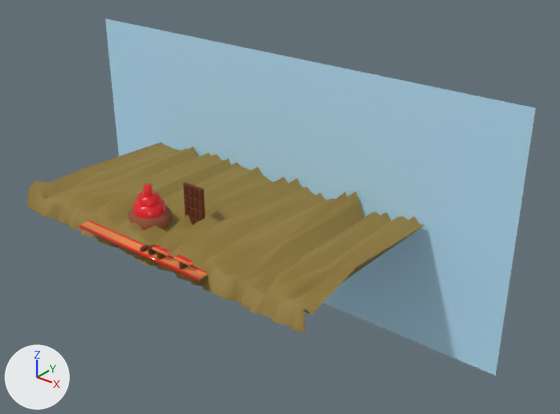
The FBX model demo-android/assets/cake/background.fbx, before and after one commit.
Rendered twice from a 50 mm lens placed at (0.01062, -0.00883, 0.00745), pointed at (0.00117, 0.00299, 0.00012). Arrows for +X, +Y and +Z are at lower left; the lights stay in place. Where no turn or scale is listed for an object, it has been applied to the vertices.
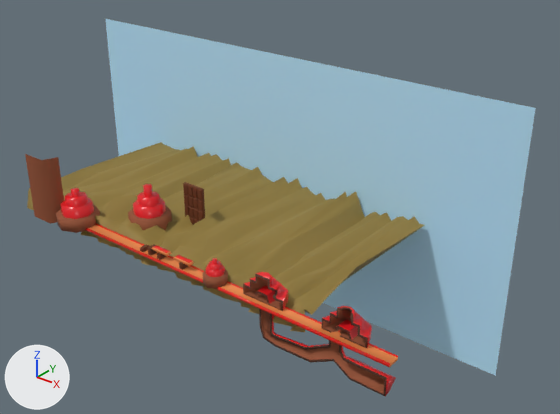
Commit message: new background

What changed in the scene script:
```text
Add mat_material_007:
    mat_material_007 = principled_material('Material.007')
    mat_material_007.base_color = (0.0985, 0.0298, 0.0129)  # brown #58301e
    mat_material_007.roughness = 0.817
Change me_plane:
    where me_plane.from_pydata(...)  # 18 vertices, 14 faces; spans x -0.00173..0.00173, y -0.00015..0.00012, z -0.00005..0.00002
    used by ob_plane; location = (0.0, 0.0, 0.0)
    me_plane part 1: the whole mesh is scaled about its middle by (2.19, 1, 1), then moved by (0.00206, 0.0, 0.0)
Add me_cylinder_007:
    me_cylinder_007.from_pydata([(-0.000571, -0.000319, 0.001373), (-0.000571, -0.000319, -0.000093), (-0.000439, 0.0, 0.001373), (-0.000439, 0.0, -0.000093), (-0.001137, -0.000319, 0.001373), (-0.001137, -0.000319, -0.000093)], [], [(0, 1, 3, 2), (1, 0, 4, 5)])
    me_cylinder_007.materials.append(mat_material_006)  # brown #965233
Add me_mesh_001:
    me_mesh_001.from_pydata(...)  # 84 vertices, 78 faces; spans x -0.000452..0.000452, y -0.000017..0.000452, z 0.000032..0.000558
    # faces by material slot: [27, 27, 24]
    me_mesh_001.materials.append(mat_material_005)  # red #e71821
    me_mesh_001.materials.append(mat_material_006)  # brown #965233
    me_mesh_001.materials.append(mat_material_007)  # brown #58301e
Add me_cylinder_006:
    me_cylinder_006.from_pydata(...)  # 64 vertices, 37 faces; spans x -0.000233..0.000233, y -0.000233..0.000233, z 0.000008..0.000496
    # faces by material slot: [27, 10]
    me_cylinder_006.materials.append(mat_material_005)  # red #e71821
    me_cylinder_006.materials.append(mat_material_006)  # brown #965233
Add me_cylinder_001:
    me_cylinder_001.from_pydata(...)  # 64 vertices, 37 faces; spans x -0.000452..0.000452, y -0.000452..0.000452, z -0.000024..0.000759
    # faces by material slot: [27, 10]
    me_cylinder_001.materials.append(mat_material_005)  # red #e71821
    me_cylinder_001.materials.append(mat_material_006)  # brown #965233
Add me_mesh_1:
    me_mesh_1.from_pydata(...)  # 176 vertices, 171 faces; spans x -0.00182..0.00086, y -0.00004..0.00045, z -0.00081..0.00056
    # faces by material slot: [63, 63, 45]
    me_mesh_1.materials.append(mat_material_005)  # red #e71821
    me_mesh_1.materials.append(mat_material_006)  # brown #965233
    me_mesh_1.materials.append(mat_material_007)  # brown #58301e
Add ob_cylinder_004:
    ob_cylinder_004 = bpy.data.objects.new('Cylinder.004', me_cylinder_007)
    ob_cylinder_004.location = (-0.0019, 0.0, -0.00003)
Add ob_cylinder_003:
    ob_cylinder_003 = bpy.data.objects.new('Cylinder.003', me_mesh_001)
    ob_cylinder_003.location = (0.00317, 0.0, -0.00003)
Add ob_cylinder_002:
    ob_cylinder_002 = bpy.data.objects.new('Cylinder.002', me_cylinder_006)
    ob_cylinder_002.location = (0.00205, 0.0, -0.00003)
Add ob_cylinder_001:
    ob_cylinder_001 = bpy.data.objects.new('Cylinder.001', me_cylinder_001)
    ob_cylinder_001.location = (-0.0019, 0.0, -0.00003)
Add ob_cylinder_005:
    ob_cylinder_005 = bpy.data.objects.new('Cylinder.005', me_mesh_1)
    ob_cylinder_005.location = (0.00489, 0.0, -0.00003)
```

Boxes [x1, y1, x2, y2] around the edits, measured in the pictures (560 x 414 px):
'Cylinder.005', added (brown)
    after: [259, 306, 396, 397]
    faces in mat_material_006 (brown #965233): [261, 309, 385, 394]
    faces in mat_material_007 (brown #58301e): [259, 307, 387, 396]
    faces in mat_material_005 (red #e71821): [272, 306, 396, 397]
'Plane', mesh rescaled (143% wider, 134% taller)
    before: [79, 220, 207, 281]
    after: [85, 223, 398, 367]
'Cylinder.004', added (brown)
    after: [25, 154, 64, 224]
'Cylinder.001', added (red)
    after: [56, 188, 100, 233]
    faces in mat_material_005 (red #e71821): [61, 188, 94, 219]
    faces in mat_material_006 (brown #965233): [56, 205, 100, 233]
'Cylinder.003', added (red)
    after: [243, 272, 288, 311]
    faces in mat_material_005 (red #e71821): [244, 272, 288, 310]
    faces in mat_material_006 (brown #965233): [244, 277, 281, 309]
    faces in mat_material_007 (brown #58301e): [243, 274, 283, 311]
'Cylinder.002', added (red)
    after: [203, 258, 228, 289]
    faces in mat_material_006 (brown #965233): [203, 269, 228, 289]
    faces in mat_material_005 (red #e71821): [206, 258, 225, 277]
